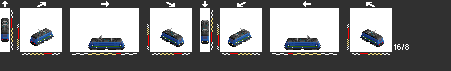
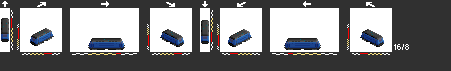
Before/after of a w=451, h=71 layered artwork. What changed in the layer stack:
renamed "Layer 8" to "light", hid it over box(2, 19, 383, 45)
renamed "dsb logo 3" to "logodsb3", hid it, painted on it over box(38, 35, 376, 48)
renamed "dsb 3" to "ccdsb3", hid it, painted on it over box(2, 32, 383, 48)
